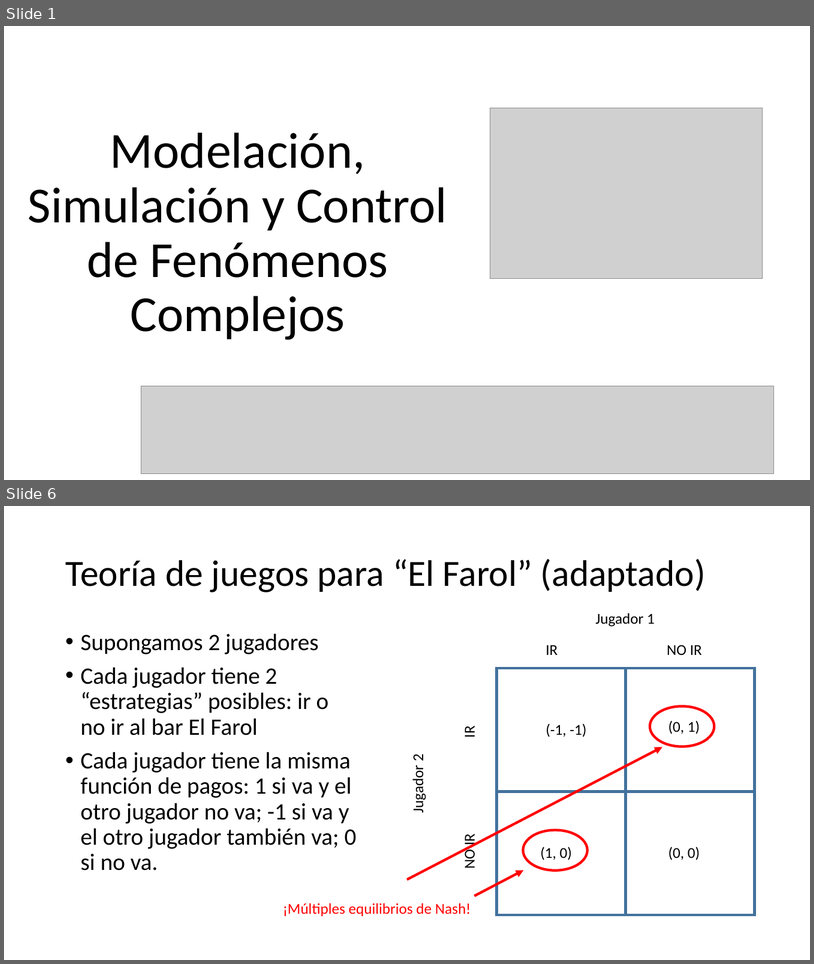
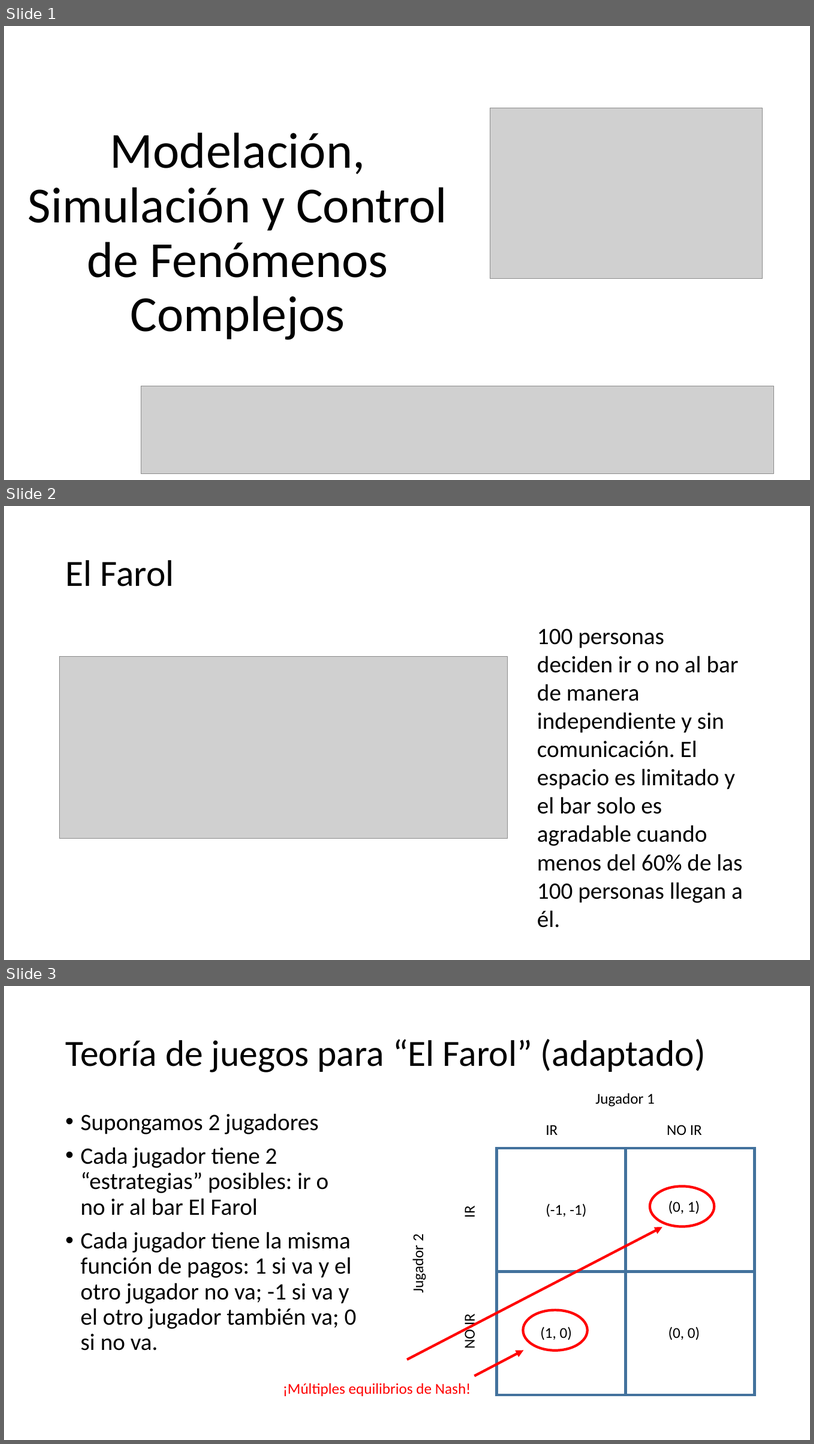
Before and after one commit to Slendercoder/SemilleroMSFS, a slide deck: Presentaciones/MSCFC.pptx. Shown one above the other, each under a label of ours: slides 1 and 6 before the commit, slides 1, 2 and 3 after it; the slides between them are not shown. The pictures are 814x964 and 814x1444 pixels, drawn with LibreOffice and Linux fonts; fonts in the diff are those of the drawing; grey boxes stand for pictures. Boxes give left, top, right and bottom in pixels: in the first picture for what was removed or moved away, otherwise in the second. Text is boxed around its words. In the diff, an @@ line names an element or a change of style, - is before the commit and + after.

```diff
--- a/Presentaciones/MSCFC.pptx
+++ b/Presentaciones/MSCFC.pptx
@@ slide 2 added at <box>4,506,810,960</box>, background #FFFFFF @@
@@ title added at <box>65,560,174,586</box>, 44 pt, text #000000 @@
+El Farol
@@ text added at <box>537,628,743,927</box>, 28 pt, text #000000 @@
+100 personas deciden ir o no al bar de manera independiente y sin comunicación. El espacio es limitado y el bar solo es agradable cuando menos del 60% de las 100 personas llegan a él.
@@ picture added at <box>60,657,509,838</box> @@
@@ what was slide 6 is now slide 3 @@
```
Also in this commit, not shown: 1 other slide added, 10 slides removed.
